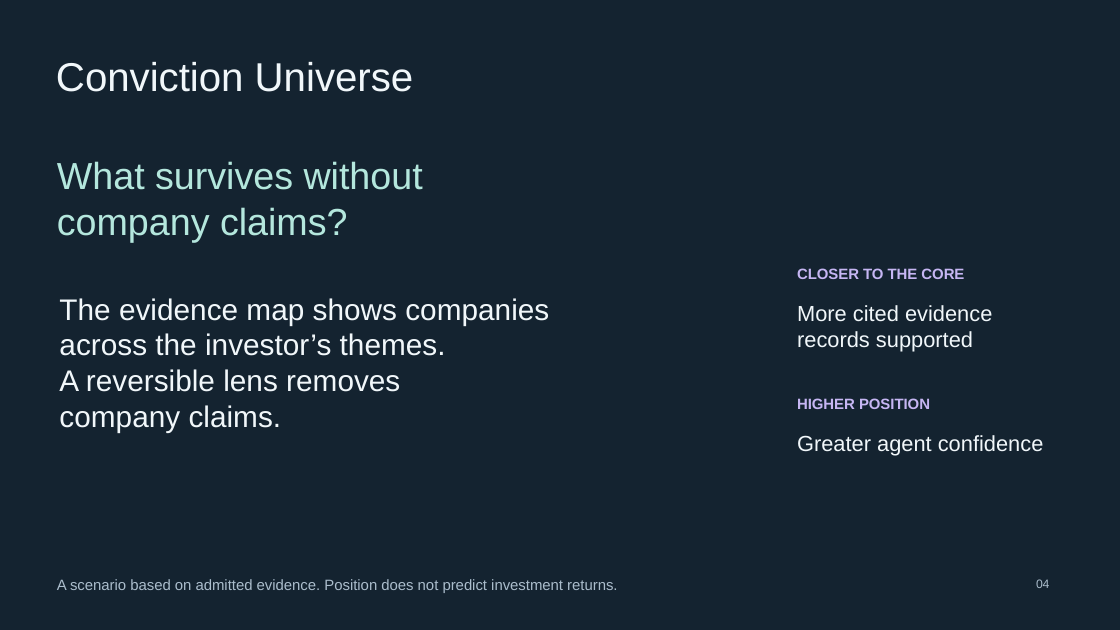
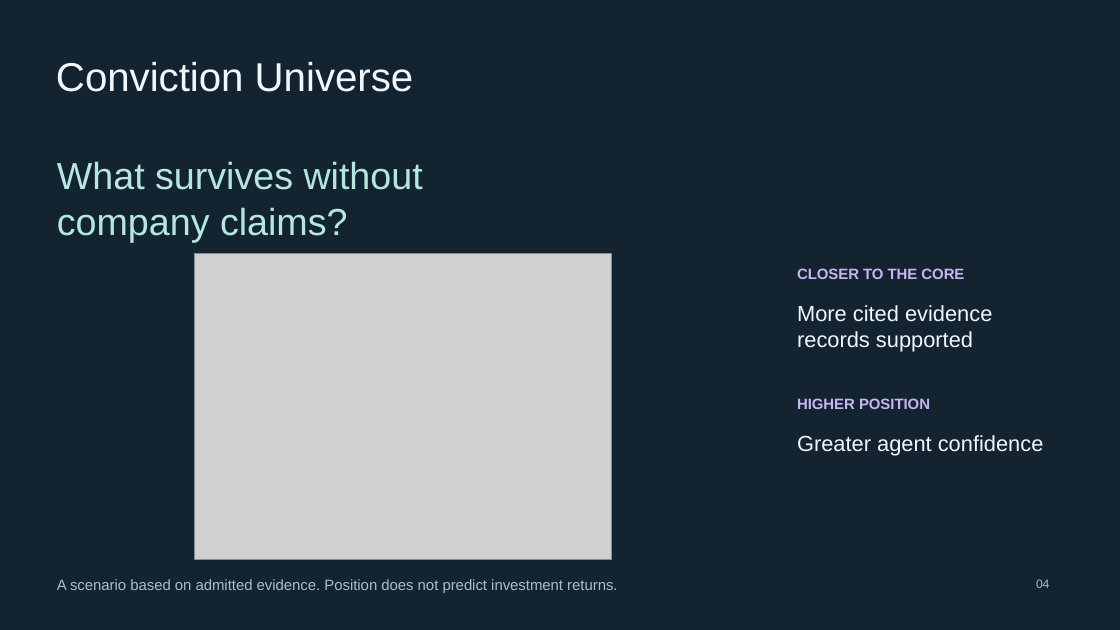
Before and after one commit to eliott-crypto/PARALLAX, a slide deck: slide 4 of docs/submission/pitch.pptx. Drawn at 1120x630 pixels with LibreOffice and Linux fonts; fonts in the diff are those of the drawing; grey boxes stand for pictures. Boxes give left, top, right and bottom in pixels: in the first picture for what was removed or moved away, otherwise in the second. Text is boxed around its words. In the diff, an @@ line names an element or a change of style, - is before the commit and + after.

Commit message:
Refresh judge pitch with completed niche shortlist screenshots

```diff
--- a/docs/submission/pitch.pptx
+++ b/docs/submission/pitch.pptx
@@ picture added at (x1=195, y1=254, x2=612, y2=560) @@
@@ text removed at (x1=59, y1=298, x2=549, y2=432) @@
-The evidence map shows companies
-across the investor’s themes.
-A reversible lens removes
-company claims.
```
Also in this commit, not shown: 3 other slides changed, 4 other files.
